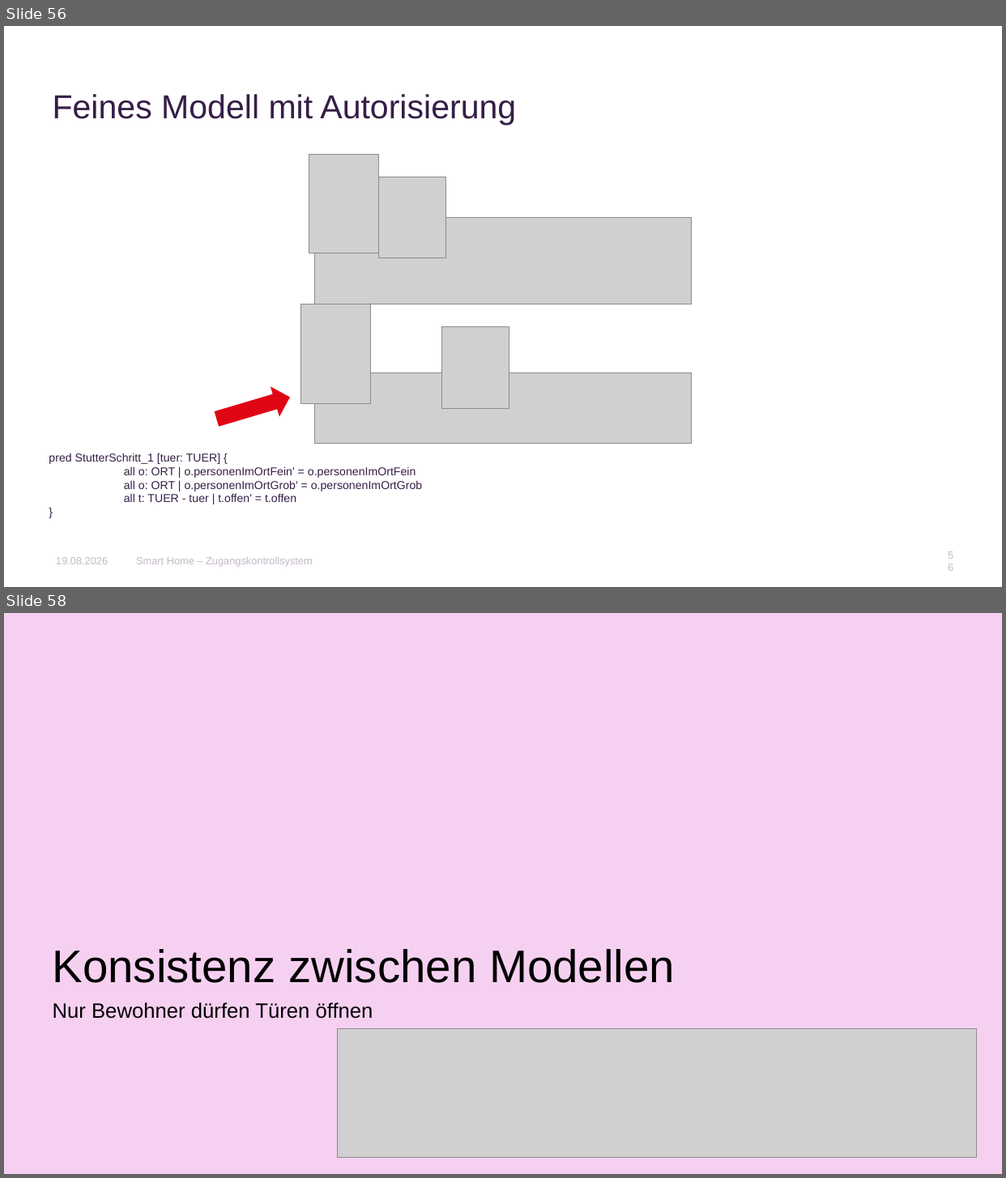
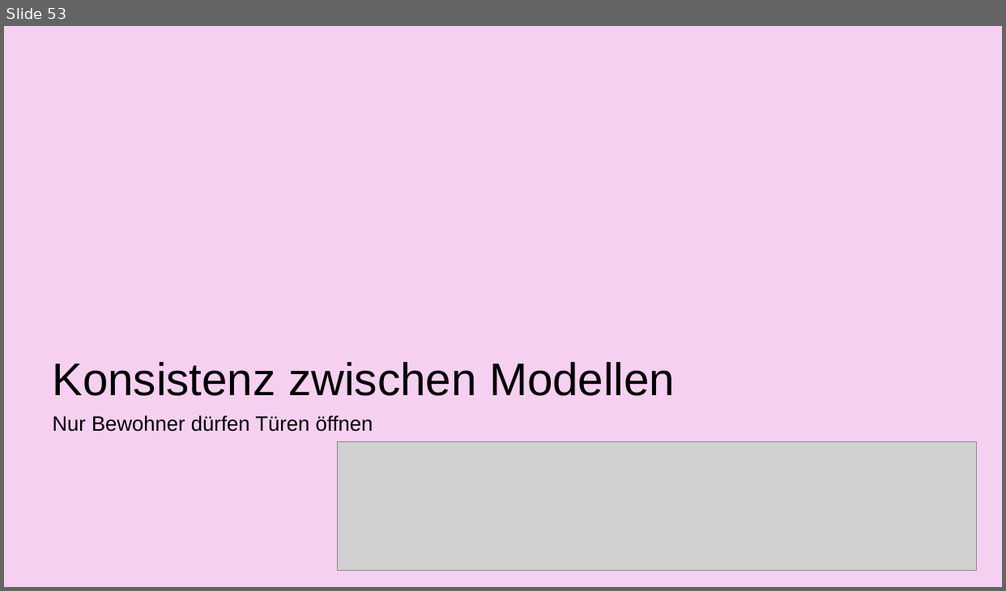
Before and after one commit to AnnaLiviaMartin/rs-smart-home, a slide deck: presentation/Smart_Home_Zugangskontrollsystem.pptx. Shown one above the other, each under a label of ours: slides 56 and 58 before the commit, slide 53 after it; the slides between them are not shown. The pictures are 1006x1178 and 1006x591 pixels, drawn with LibreOffice and Linux fonts; fonts in the diff are those of the drawing; grey boxes stand for pictures; background and template pictures are left out. Boxes give left, top, right and bottom in pixels: in the first picture for what was removed or moved away, otherwise in the second. Text is boxed around its words. In the diff, an @@ line names an element or a change of style, - is before the commit and + after.

```diff
--- a/presentation/Smart_Home_Zugangskontrollsystem.pptx
+++ b/presentation/Smart_Home_Zugangskontrollsystem.pptx
@@ slide 56 removed at <box>4,26,1002,587</box>, background #FFFFFF @@
@@ title removed at <box>53,94,516,125</box> @@
-Feines Modell mit Autorisierung
@@ picture removed at <box>309,154,379,253</box> @@
@@ picture removed at <box>378,177,445,258</box> @@
@@ picture removed at <box>315,218,691,305</box> @@
@@ picture removed at <box>301,305,371,403</box> @@
@@ picture removed at <box>442,327,509,408</box> @@
@@ right arrow removed at <box>212,382,294,434</box> @@
@@ picture removed at <box>315,373,691,444</box> @@
@@ text removed at <box>49,453,423,502</box> @@
-pred StutterSchritt_1 [tuer: TUER] {
-all o: ORT | o.personenImOrtFein' = o.personenImOrtFein
-all o: ORT | o.personenImOrtGrob' = o.personenImOrtGrob
-all t: TUER - tuer | t.offen' = t.offen
-}
@@ text removed at <box>56,557,108,565</box> @@
-19.08.2026
@@ text removed at <box>136,557,313,567</box> @@
-Smart Home – Zugangskontrollsystem
@@ page number removed at <box>944,552,957,572</box> @@
-56
@@ what was slide 58 is now slide 53 @@
```
Also in this commit, not shown: 12 slides changed, 1 slide added, 6 other slides removed.
